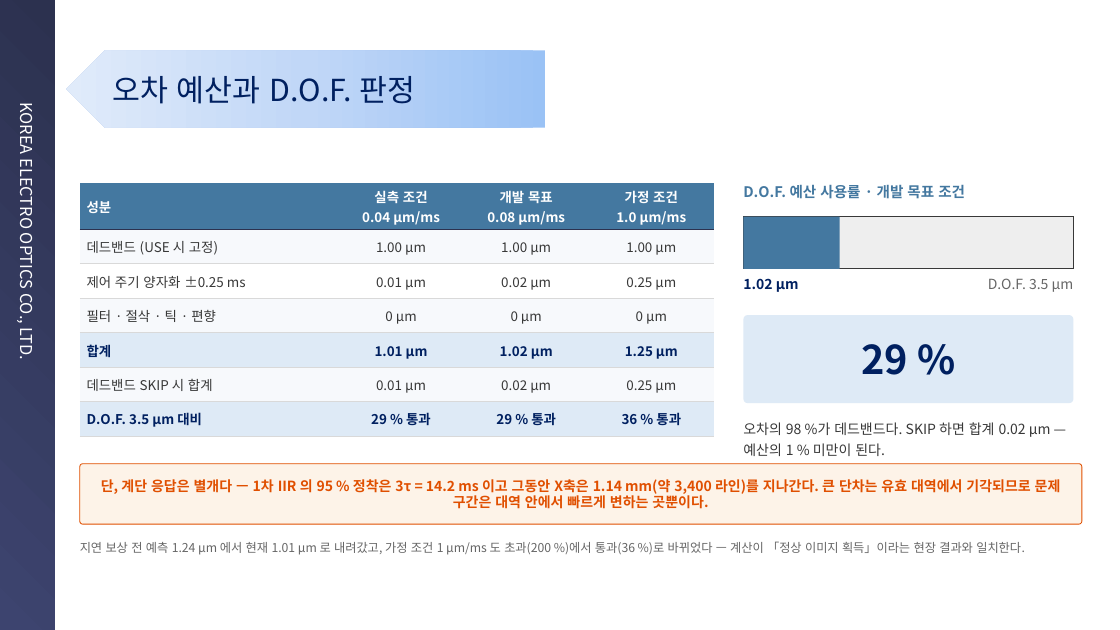
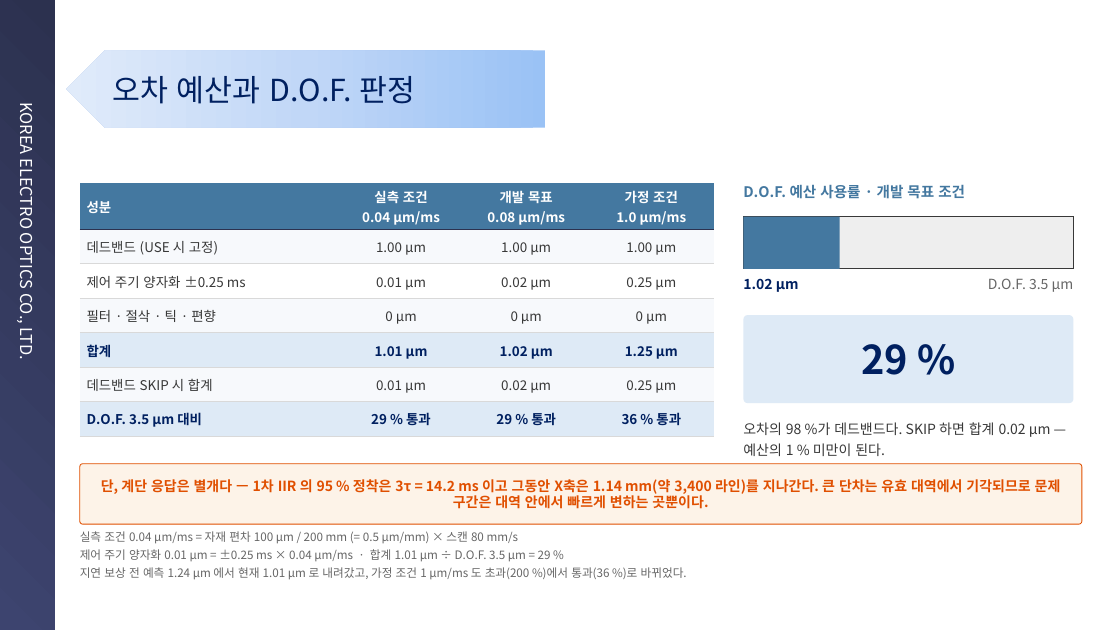
Before and after one commit to kyeongsunyu/SEQApp, a slide deck: slide 13 of Documents/기술경진대회/연구소기술경진대회_민수개발팀 윤경현_피드포워드 오토포커스_260901.pptx. Drawn at 1120x630 pixels with LibreOffice and Linux fonts; fonts in the diff are those of the drawing; background and template pictures are left out. Boxes give left, top, right and bottom in pixels: in the first picture for what was removed or moved away, otherwise in the second. Text is boxed around its words. In the diff, an @@ line names an element or a change of style, - is before the commit and + after.

```diff
--- a/Documents/기술경진대회/연구소기술경진대회_민수개발팀 윤경현_피드포워드 오토포커스_260901.pptx
+++ b/Documents/기술경진대회/연구소기술경진대회_민수개발팀 윤경현_피드포워드 오토포커스_260901.pptx
@@ text at box(80, 531, 687, 580): text changed; size 10.5 to 10 pt @@
-지연 보상 전 예측 1.24 µm 에서 현재 1.01 µm 로 내려갔고, 가정 조건 1 µm/ms 도 초과(200 %)에서 통과(36 %)로 바뀌었다 — 계산이 「정상 이미지 획득」이라는 현장 결과와 일치한다.
+실측 조건 0.04 µm/ms = 자재 편차 100 µm / 200 mm (= 0.5 µm/mm) × 스캔 80 mm/s
+제어 주기 양자화 0.01 µm = ±0.25 ms × 0.04 µm/ms · 합계 1.01 µm ÷ D.O.F. 3.5 µm = 29 %
+지연 보상 전 예측 1.24 µm 에서 현재 1.01 µm 로 내려갔고, 가정 조건 1 µm/ms 도 초과(200 %)에서 통과(36 %)로 바뀌었다.
```
Also in this commit, not shown: 1 other file.
